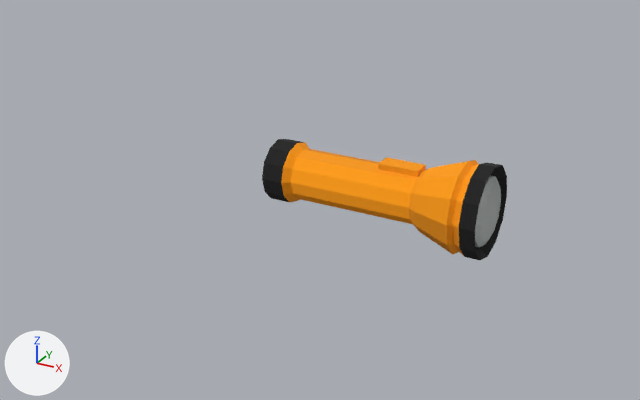
Renders of the glTF model public/assets/models/flashlight.glb from each side of a commit.
Camera for both pictures: a 50 mm lens placed at (0.752, -1.941, 0.886), pointed at (-0.323, 0.014, -0.091). Every picture has the same lights, and +X, +Y and +Z are marked at lower left. The first picture is the older version. Vertices at exactly the same position are counted once.

Names of what the first picture shows: 'Node'.
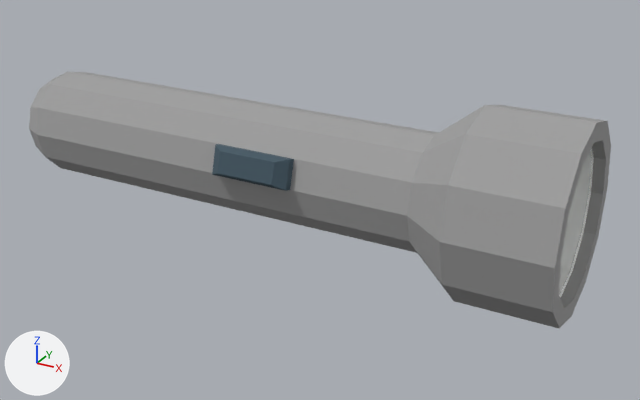
Changed parts and their boxes (x1, y1, x2, y2) in the pictures (640 x 400 px):
```json
{"object": "Node", "change": "reshaped", "before": [262, 139, 507, 260], "after": [29, 72, 611, 329], "on screen": "137% wider, 111% taller"}
{"part": 1, "of": "me_node_mesh", "change": "added", "after": [29, 72, 611, 329]}
{"part": 2, "of": "me_node_mesh", "change": "added", "after": [559, 152, 592, 296]}
{"part": 3, "of": "me_node_mesh", "change": "deleted", "before": [262, 139, 507, 260]}
{"part": 4, "of": "me_node_mesh", "change": "deleted", "before": [475, 175, 501, 247]}
{"part": 5, "of": "me_node_mesh", "change": "deleted", "before": [378, 157, 426, 177]}
```

Edits to the scene script, one JSON object a line:
```json
{"op": "add", "block": "mat_mat22", "code": ["mat_mat22 = principled_material('mat22')", "mat_mat22.base_color = (0.35, 0.35, 0.35)  # grey #a0a0a0", "mat_mat22.roughness = 1.0"]}
{"op": "add", "block": "mat_mat25", "code": ["mat_mat25 = principled_material('mat25')", "mat_mat25.base_color = (0.83, 0.89, 0.87)  # white #ebf2f0", "mat_mat25.roughness = 0.7", "mat_mat25.alpha = 0.4"]}
{"op": "add", "block": "mat_mat12", "code": ["mat_mat12 = principled_material('mat12')", "mat_mat12.base_color = (1.0, 0.83, 0.04)  # yellow #ffeb38", "mat_mat12.roughness = 1.0"]}
{"op": "add", "block": "mat_mat17", "code": ["mat_mat17 = principled_material('mat17')", "mat_mat17.base_color = (0.06, 0.1, 0.13)  # dark blue #455965", "mat_mat17.roughness = 1.0"]}
{"block": "me_node_mesh", "where": "# used by ob_node; location = (0.0, 0.0, 0.0)"}
{"op": "remove", "block": "me_node_mesh", "code": "me_node_mesh.from_pydata(...)  # 262 vertices, 508 faces; spans x -0.445..0.165, y -0.123..0.12, z -0.138..0.105"}
{"op": "add", "block": "me_node_mesh", "code": "me_node_mesh.from_pydata(...)  # 256 vertices, 522 faces; spans x -1.253..0.387, y -0.25..0.25, z -0.247..0.253"}
{"block": "me_node_mesh", "change": "me_node_mesh part 1: a new loose piece of 134 vertices spanning x -1.253..0.387, y -0.25..0.25, z -0.247..0.253"}
{"block": "me_node_mesh", "change": "me_node_mesh part 2: a new loose piece of 24 vertices spanning x 0.092..0.352, y -0.21..0.21, z -0.207..0.213"}
{"block": "me_node_mesh", "change": "me_node_mesh part 3: the loose piece of 120 vertices spanning x -0.445..0.165, y -0.123..0.12, z -0.138..0.105 is deleted"}
{"block": "me_node_mesh", "change": "me_node_mesh part 4: the loose piece of 36 vertices spanning x 0.125..0.165, y -0.091..0.089, z -0.106..0.074 is deleted"}
{"block": "me_node_mesh", "change": "me_node_mesh part 5: the loose piece of 8 vertices spanning x -0.135..-0.025, y -0.021..0.029, z 0.034..0.064 is deleted"}
{"block": "me_node_mesh", "change": "other edits to the shape of me_node_mesh do not show in these pictures"}
{"op": "remove", "block": "me_node_mesh", "code": "me_node_mesh.materials.append(mat_mat13)  # orange #ff9b00"}
{"op": "remove", "block": "me_node_mesh", "code": "me_node_mesh.materials.append(mat_mat23)  # black #191919"}
{"op": "add", "block": "me_node_mesh", "code": "me_node_mesh.materials.append(mat_mat22)  # grey #a0a0a0"}
{"op": "add", "block": "me_node_mesh", "code": "me_node_mesh.materials.append(mat_mat17)  # dark blue #455965"}
{"op": "add", "block": "me_node_mesh", "code": "me_node_mesh.materials.append(mat_mat12)  # yellow #ffeb38"}
{"op": "add", "block": "me_node_mesh", "code": "me_node_mesh.materials.append(mat_mat25)  # white #ebf2f0"}
```
